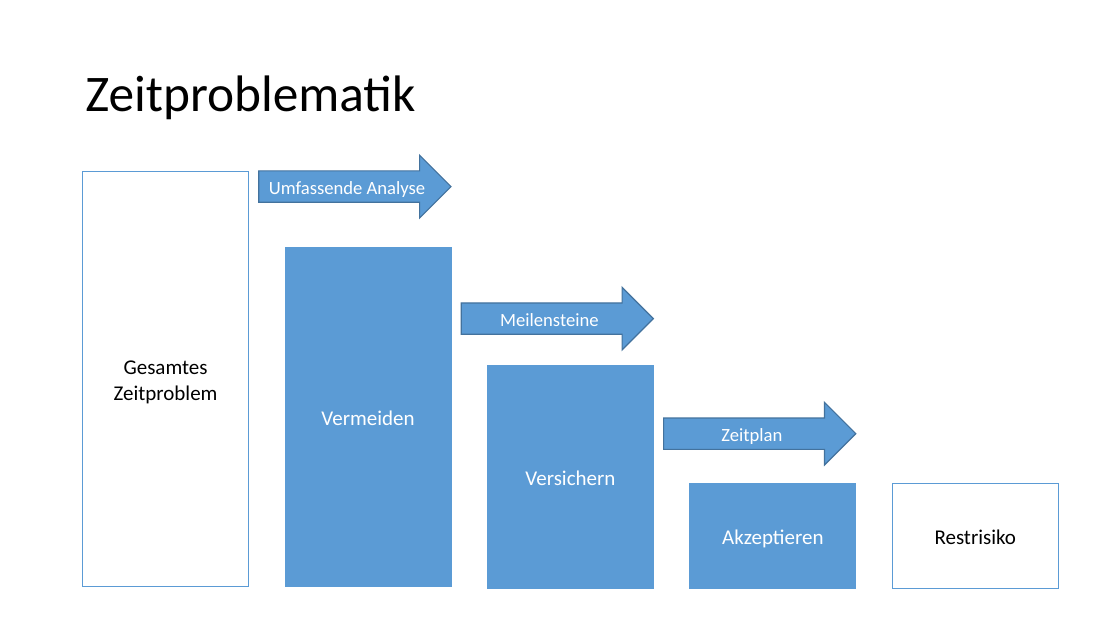
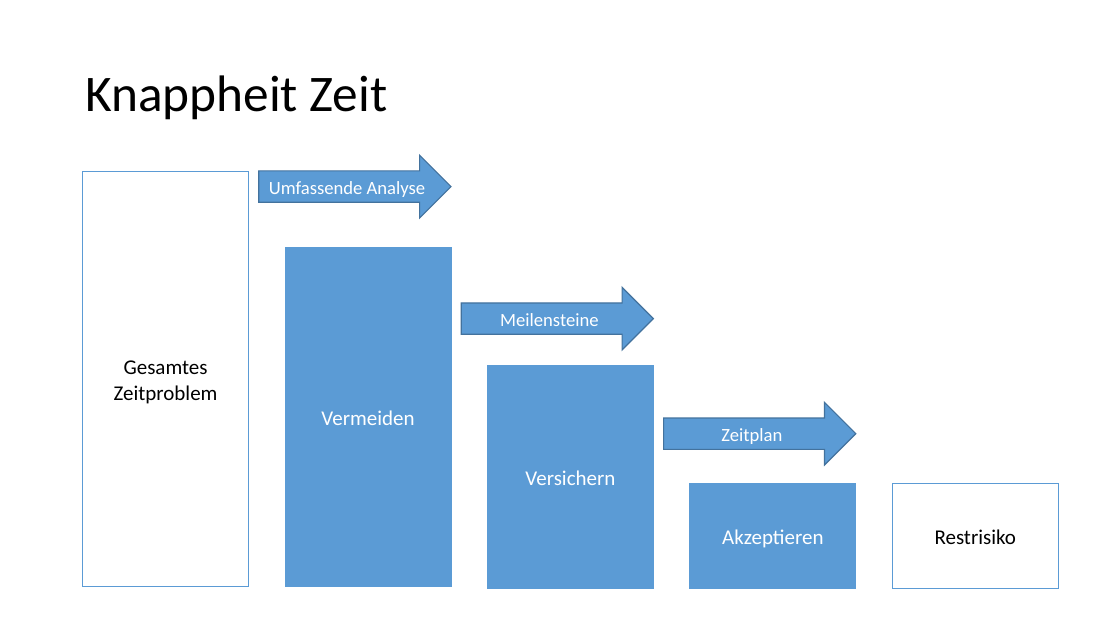
Before and after one commit to Masterarth/PM, a slide deck: slide 4 of documents/projectmanagement/Definition/Risikovermeidung.pptx (slide 3 before the commit). Drawn at 1120x630 pixels with LibreOffice and Linux fonts; fonts in the diff are those of the drawing. Boxes give left, top, right and bottom in pixels: in the first picture for what was removed or moved away, otherwise in the second. Text is boxed around its words. In the diff, an @@ line names an element or a change of style, - is before the commit and + after.

```diff
--- a/documents/projectmanagement/Definition/Risikovermeidung.pptx
+++ b/documents/projectmanagement/Definition/Risikovermeidung.pptx
@@ title at (85, 75, 388, 120): text changed @@
-Zeitproblematik
+Knappheit Zeit
```
Also in this commit, not shown: 1 other slide changed, 6 slides added, 9 other files.
